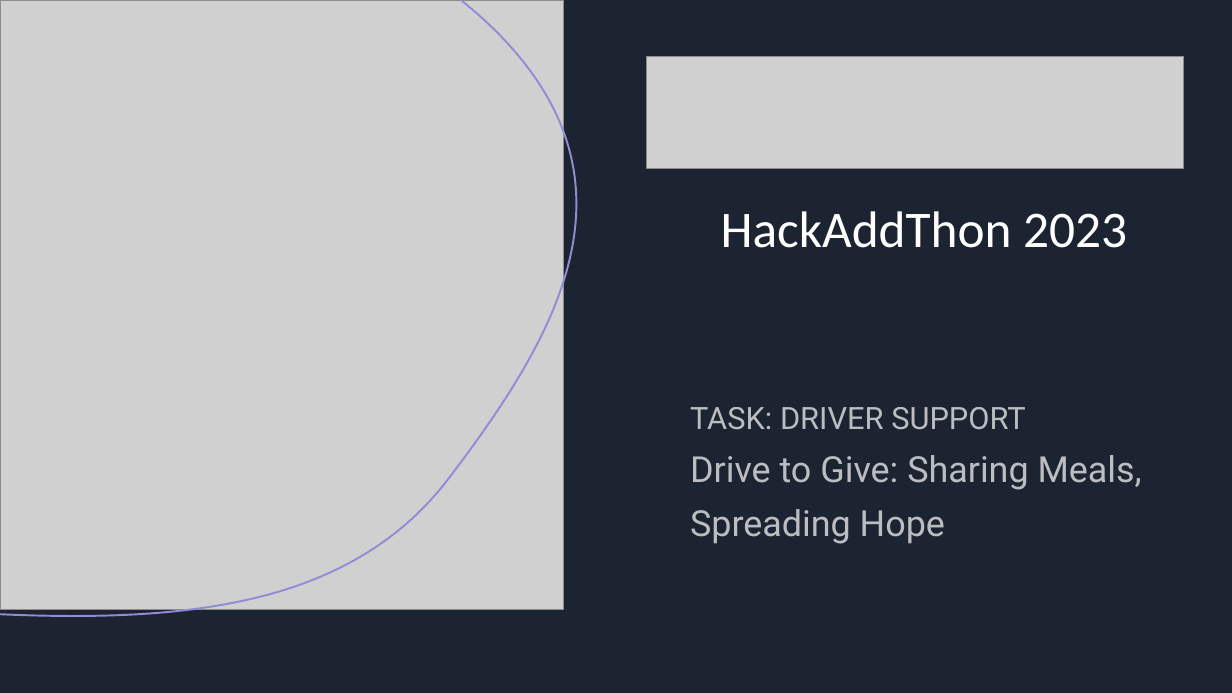
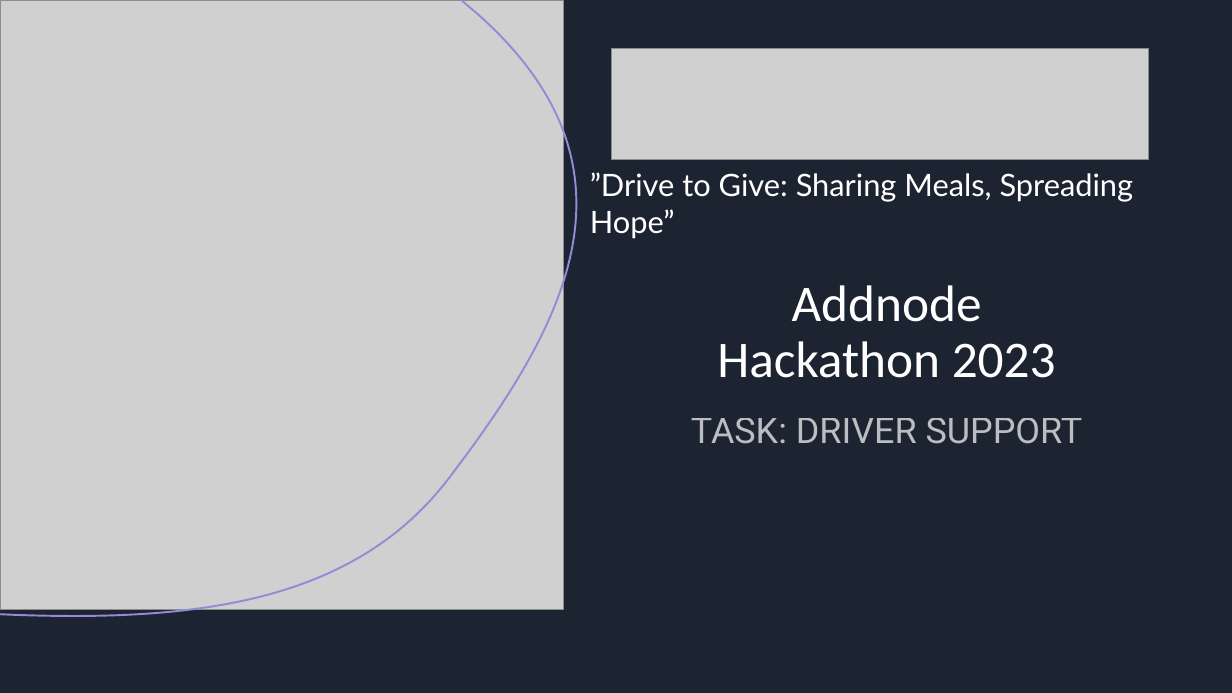
Before and after one commit to Addnode-Hackaton-2023/Team-4, a slide deck: slide 1 of HackAddThon 2023.pptx. Drawn at 1232x693 pixels with LibreOffice and Linux fonts; fonts in the diff are those of the drawing; grey boxes stand for pictures. Boxes give left, top, right and bottom in pixels: in the first picture for what was removed or moved away, otherwise in the second. Text is boxed around its words. In the diff, an @@ line names an element or a change of style, - is before the commit and + after.

```diff
--- a/HackAddThon 2023.pptx
+++ b/HackAddThon 2023.pptx
@@ picture: place and size @@
-picture at [647, 57, 1185, 168]
+picture at [611, 48, 1149, 159]
@@ text added at [590, 172, 1134, 239], 24 pt, text #FFFFFF @@
+”Drive to Give: Sharing Meals, Spreading Hope”
@@ title at [717, 285, 1056, 378]: text changed @@
-HackAddThon 2023
+Addnode
+Hackathon 2023
@@ subtitle at [691, 418, 1083, 444]: text changed @@
-TASK: DRIVER SUPPORT
-Drive to Give: Sharing Meals, Spreading Hope
+TASK: DRIVER SUPPORT
```
Also in this commit, not shown: 2 other slides changed.
